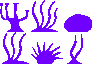
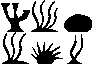
The second 92×64 image is a revision of the first. Changes to its layers:
removed layer "Layer #3" over (31, 0, 58, 32)
removed layer "Layer #2" over (2, 32, 29, 64)
removed layer "Layer #6" over (31, 42, 63, 64)
removed layer "Layer #1" over (64, 14, 92, 32)
removed layer "Layer" over (67, 34, 83, 64)
painted on "Layer #4" over (0, 0, 92, 64)
